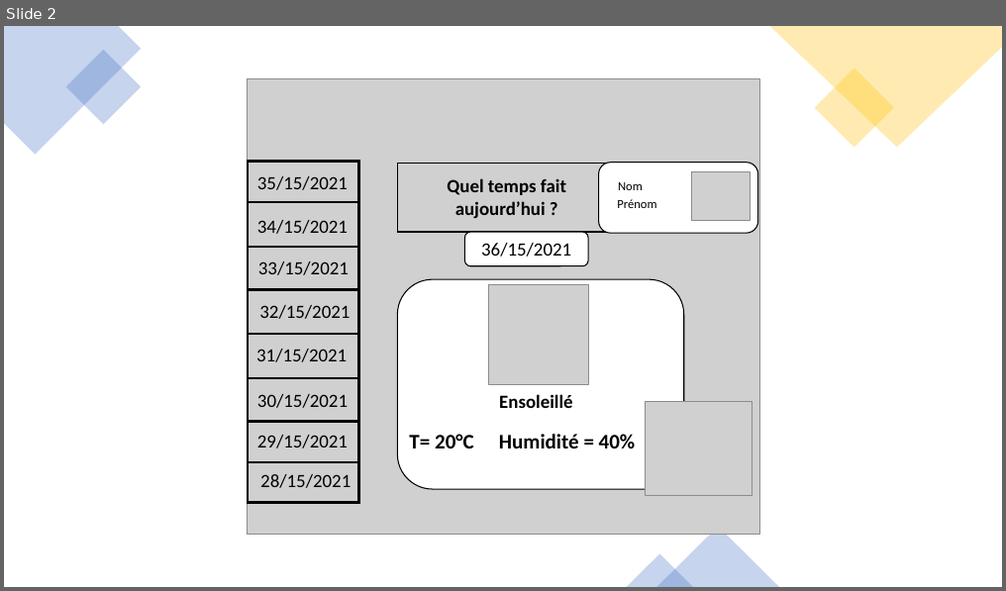
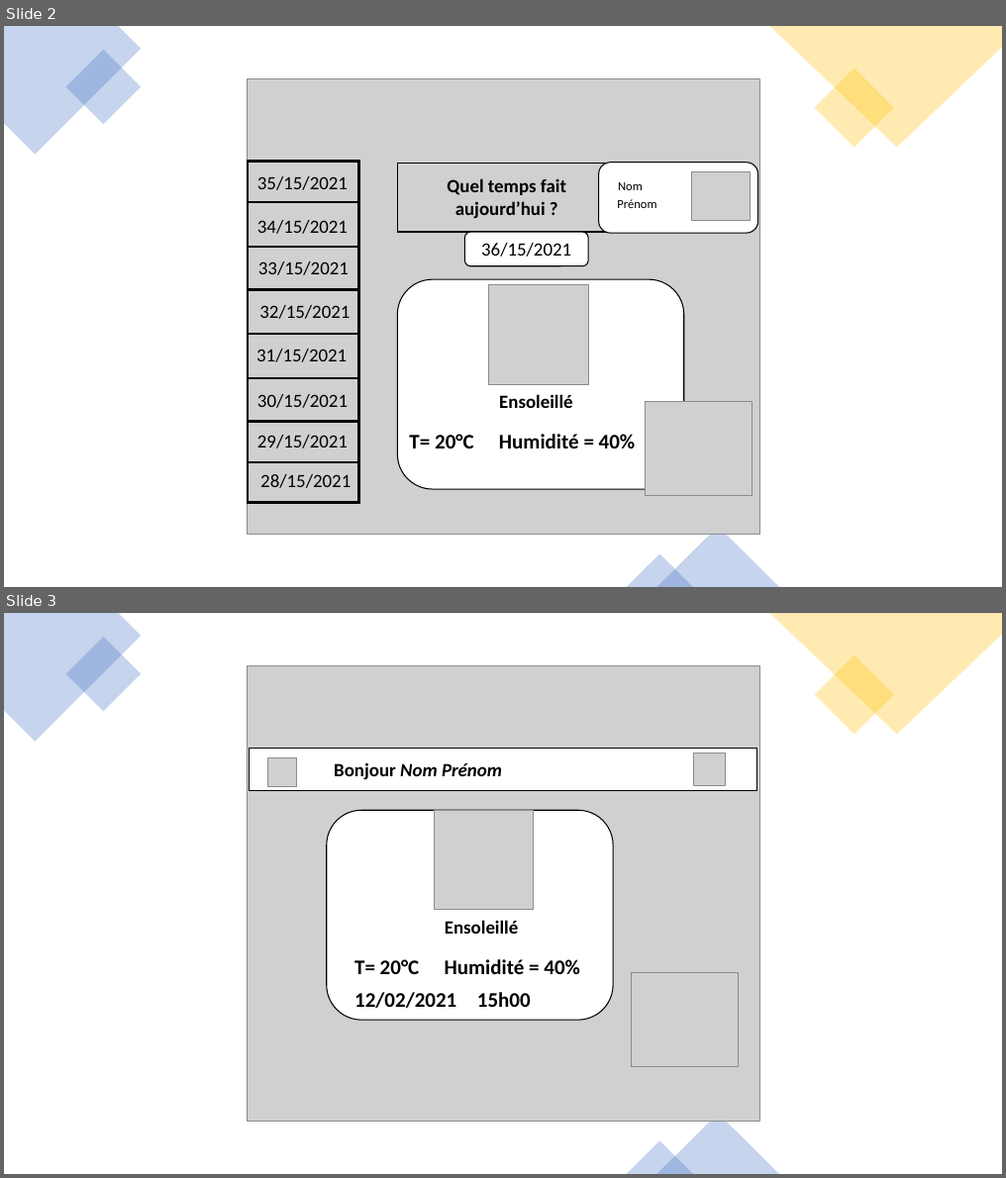
Before and after one commit to kemrode/stationMTO, a slide deck: 01_annexes/Station MTO CESI-DI20.pptx. Shown one above the other, each under a label of ours: slide 2 before the commit, slides 2 and 3 after it. The pictures are 1006x591 and 1006x1178 pixels, drawn with LibreOffice and Linux fonts; fonts in the diff are those of the drawing; grey boxes stand for pictures. Boxes give left, top, right and bottom in pixels: in the first picture for what was removed or moved away, otherwise in the second. Text is boxed around its words. In the diff, an @@ line names an element or a change of style, - is before the commit and + after.

```diff
--- a/01_annexes/Station MTO CESI-DI20.pptx
+++ b/01_annexes/Station MTO CESI-DI20.pptx
@@ slide 3 added at [4, 613, 1002, 1174], background #FFFFFF @@
@@ freeform shape added at [4, 613, 141, 742], fill #4472C4 at 30% opacity @@
@@ rectangle added at [66, 637, 142, 712], fill #4472C4 at 30% opacity @@
@@ freeform shape added at [770, 613, 1002, 735], fill #FFC000 at 30% opacity @@
@@ rectangle added at [815, 656, 894, 735], fill #FFC000 at 30% opacity @@
@@ group added at [247, 665, 759, 1121]: 6 texts, 5 pictures, 1 rectangle, 1 rounded rectangle @@
+Bonjour Nom Prénom
+T= 20°C
+Humidité = 40%
+Ensoleillé
+12/02/2021
+15h00
@@ triangle added at [656, 1114, 779, 1174], fill #4472C4 at 30% opacity @@
@@ triangle added at [627, 1142, 693, 1174], fill #4472C4 at 30% opacity @@
```
Also in this commit, not shown: 2 other slides added, 12 other files.
